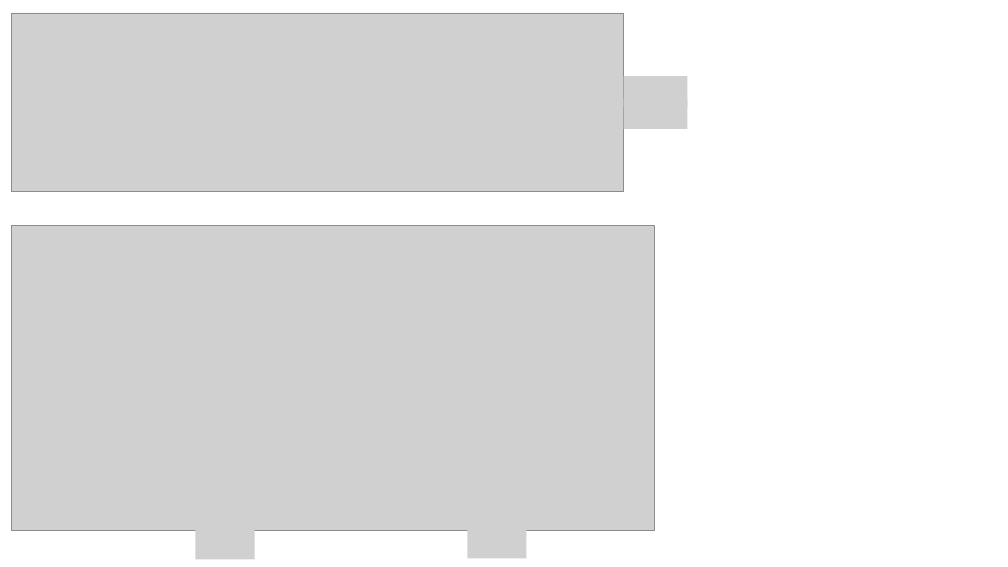
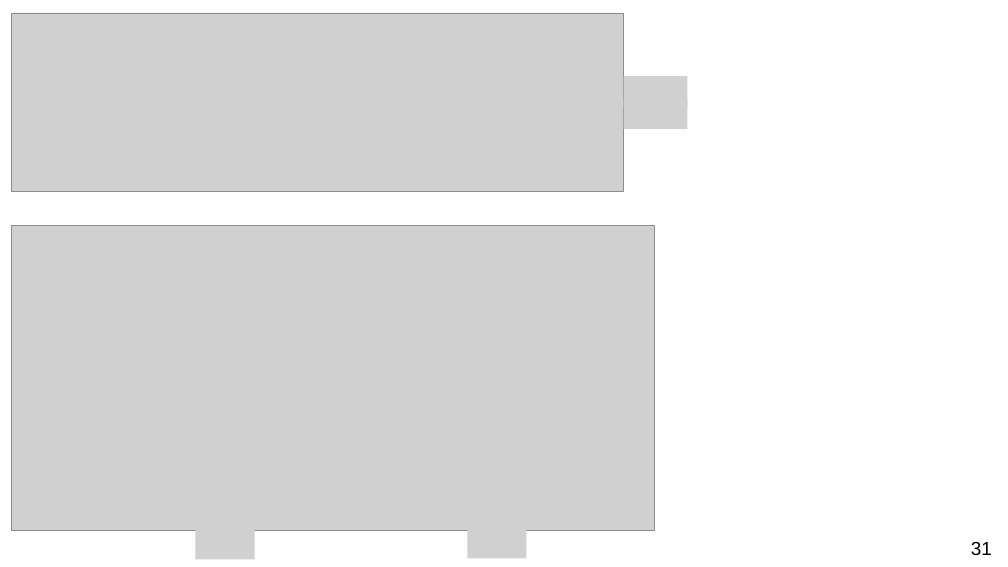
Before and after one commit to UCLPG-MSC-SGDS/GEOG0125, a slide deck: slide 31 of Lecture_notes_ppt/GEOG0125 Week 7 Lecture - Bayesian Hierarchical Models.pptx (slide 29 before the commit). Drawn at 1008x567 pixels with LibreOffice and Linux fonts; fonts in the diff are those of the drawing; grey boxes stand for pictures. Boxes give left, top, right and bottom in pixels: in the first picture for what was removed or moved away, otherwise in the second. Text is boxed around its words. In the diff, an @@ line names an element or a change of style, - is before the commit and + after.

```diff
--- a/Lecture_notes_ppt/GEOG0125 Week 7 Lecture - Bayesian Hierarchical Models.pptx
+++ b/Lecture_notes_ppt/GEOG0125 Week 7 Lecture - Bayesian Hierarchical Models.pptx
@@ page number added at (971, 542, 992, 555), 18 pt, text #000000 @@
+31
```
Also in this commit, not shown: 10 other slides changed, 5 slides added, 3 slides removed, 2 other files.
